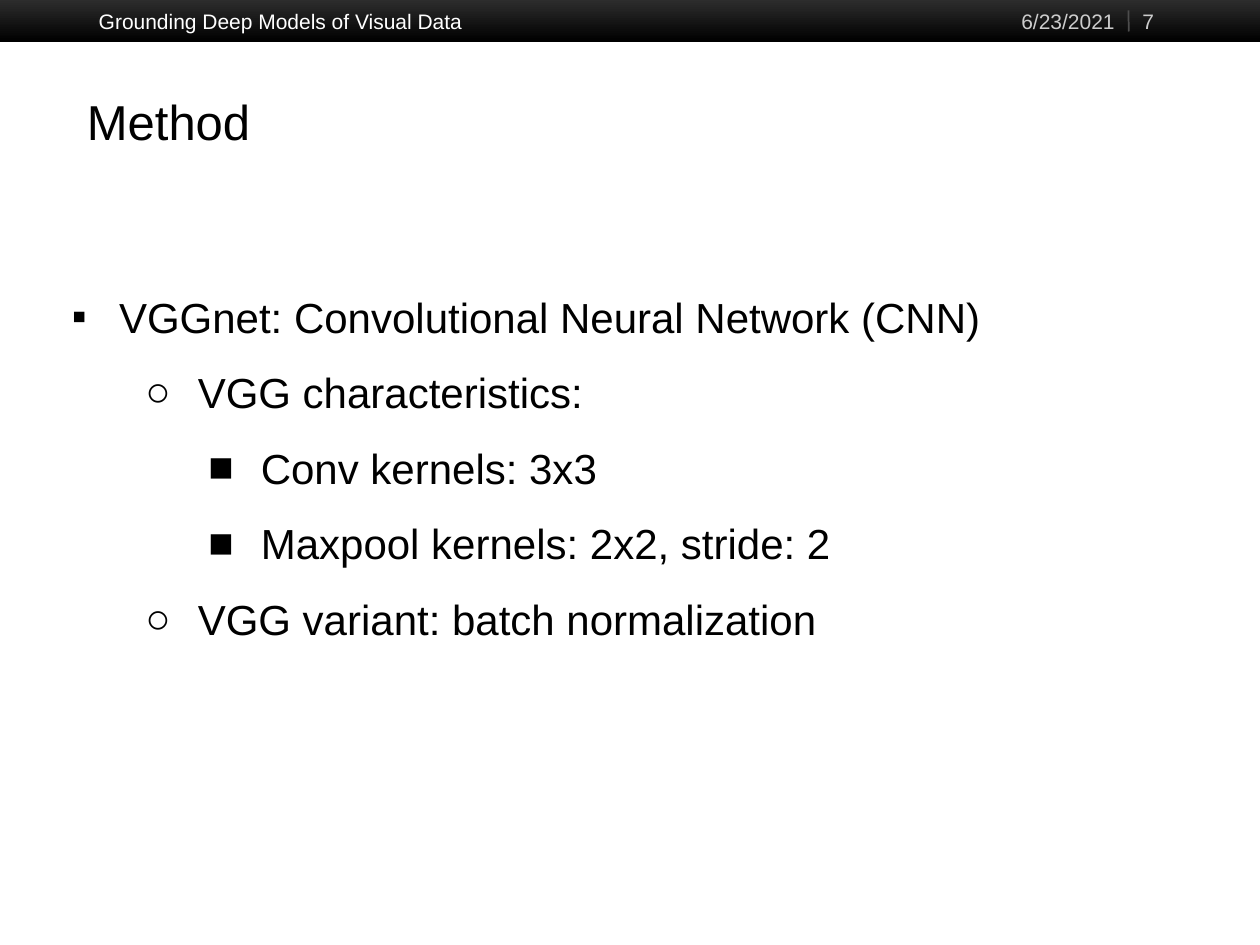
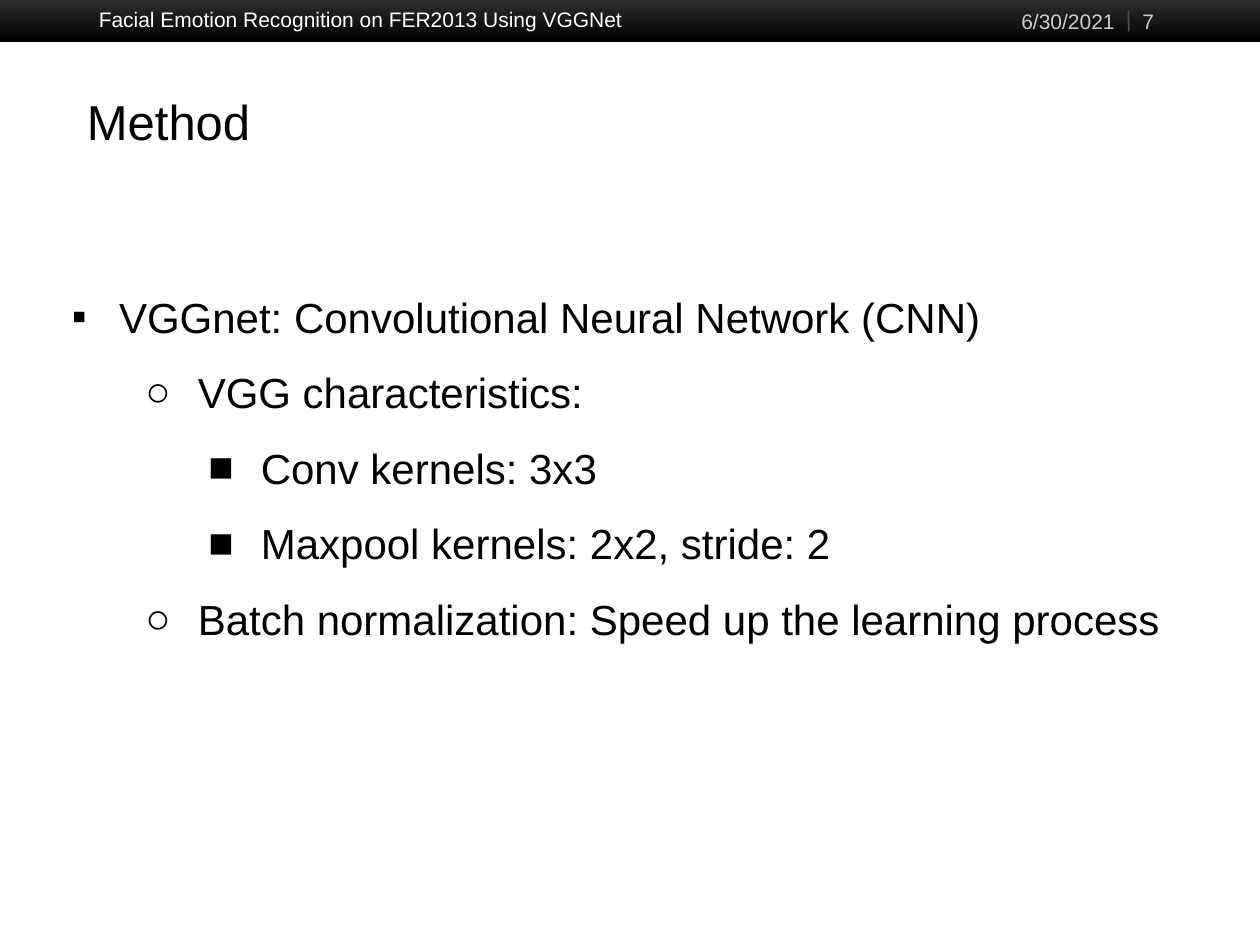
Before and after one commit to JimY233/CS523_Project, a slide deck: slide 7 of Facial Emotion Recognition on FER2013.pptx. Drawn at 1260x945 pixels with LibreOffice and Linux fonts; fonts in the diff are those of the drawing. Boxes give left, top, right and bottom in pixels: in the first picture for what was removed or moved away, otherwise in the second. Text is boxed around its words. In the diff, an @@ line names an element or a change of style, - is before the commit and + after.

```diff
--- a/Facial Emotion Recognition on FER2013.pptx
+++ b/Facial Emotion Recognition on FER2013.pptx
@@ text removed at bbox=[99, 13, 462, 33] @@
-Grounding Deep Models of Visual Data
@@ text added at bbox=[99, 11, 622, 31], 12 pt, text #FFFFFF @@
+Facial Emotion Recognition on FER2013 Using VGGNet
@@ text at bbox=[1021, 14, 1114, 29]: text changed @@
-6/23/2021
+6/30/2021
@@ text at bbox=[198, 604, 1159, 643]: text changed @@
-  ○ VGG variant: batch normalization
+  ○ Batch normalization: Speed up the learning process
```
Also in this commit, not shown: 17 other slides changed, 4 slides added, 3 slides removed.
